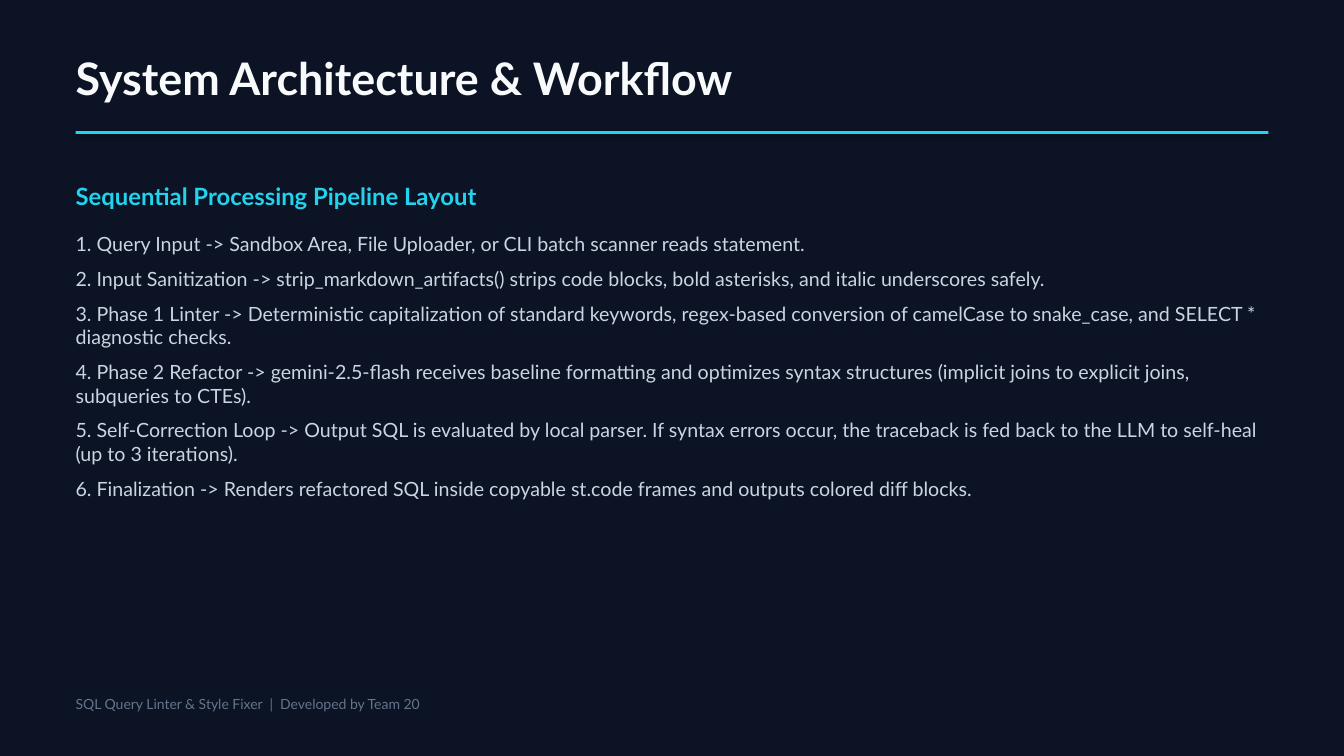
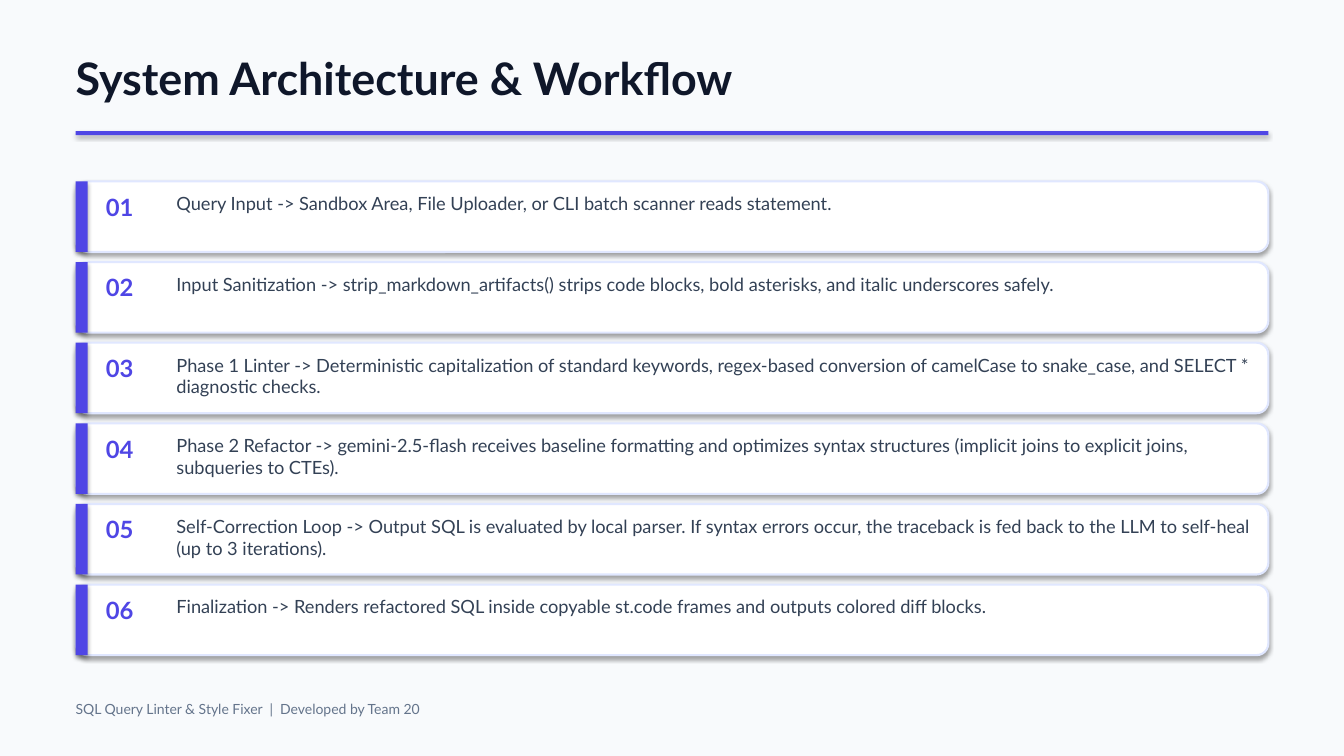
Before and after one commit to bharathpyla/sql-query-linter-style-fixer, a slide deck: slide 5 of Presentation.pptx. Drawn at 1344x756 pixels with LibreOffice and Linux fonts; fonts in the diff are those of the drawing. Boxes give left, top, right and bottom in pixels: in the first picture for what was removed or moved away, otherwise in the second. Text is boxed around its words. In the diff, an @@ line names an element or a change of style, - is before the commit and + after.

Commit message:
Update presentation Presentation.pptx with modern indigo/violet theme and card layouts

```diff
--- a/Presentation.pptx
+++ b/Presentation.pptx
@@ background #0B1324 to #F8FAFC @@
@@ text "System Architecture & Workflow" at [76, 61, 733, 103]: text colour #F8FAFC to #0F172A @@
@@ rectangle at [76, 131, 1268, 135]: fill #22D3EE to #4F46E5 @@
@@ text removed at [76, 187, 1256, 500] @@
-Sequential Processing Pipeline Layout
-1. Query Input -> Sandbox Area, File Uploader, or CLI batch scanner reads statement.
-2. Input Sanitization -> strip_markdown_artifacts() strips code blocks, bold asterisks, and italic underscores safely.
-3. Phase 1 Linter -> Deterministic capitalization of standard keywords, regex-based conversion of camelCase to snake_case, and SELECT * diagnostic checks.
-4. Phase 2 Refactor -> gemini-2.5-flash receives baseline formatting and optimizes syntax structures (implicit joins to explicit joins, subqueries to CTEs).
-5. Self-Correction Loop -> Output SQL is evaluated by local parser. If syntax errors occur, the traceback is fed back to the LLM to self-heal (up to 3 iterations).
-6. Finalization -> Renders refactored SQL inside copyable st.code frames and outputs colored diff blocks.
@@ rounded rectangle added at [76, 181, 1268, 252], fill #FFFFFF, outline #E0E7FF 1.5 pt @@
@@ rectangle added at [76, 181, 88, 252], fill #4F46E5 @@
@@ text added at [106, 198, 134, 216], 17 pt, text #4F46E5, bold @@
+01
@@ text added at [176, 196, 832, 213], 13 pt, text #334155 @@
+Query Input -> Sandbox Area, File Uploader, or CLI batch scanner reads statement.
@@ rounded rectangle added at [76, 262, 1268, 333], fill #FFFFFF, outline #E0E7FF 1.5 pt @@
@@ rectangle added at [76, 262, 88, 333], fill #4F46E5 @@
@@ text added at [106, 278, 134, 296], 17 pt, text #4F46E5, bold @@
+02
@@ text added at [176, 277, 1054, 294], 13 pt, text #334155 @@
+Input Sanitization -> strip_markdown_artifacts() strips code blocks, bold asterisks, and italic underscores safely.
@@ rounded rectangle added at [76, 343, 1268, 413], fill #FFFFFF, outline #E0E7FF 1.5 pt @@
@@ rectangle added at [76, 343, 88, 413], fill #4F46E5 @@
@@ text added at [106, 359, 134, 377], 17 pt, text #4F46E5, bold @@
+03
@@ text added at [176, 358, 1237, 397], 13 pt, text #334155 @@
+Phase 1 Linter -> Deterministic capitalization of standard keywords, regex-based conversion of camelCase to snake_case, and SELECT * diagnostic checks.
@@ rounded rectangle added at [76, 423, 1268, 494], fill #FFFFFF, outline #E0E7FF 1.5 pt @@
@@ rectangle added at [76, 423, 88, 494], fill #4F46E5 @@
@@ text added at [106, 440, 134, 458], 17 pt, text #4F46E5, bold @@
+04
@@ text added at [176, 438, 1187, 477], 13 pt, text #334155 @@
+Phase 2 Refactor -> gemini-2.5-flash receives baseline formatting and optimizes syntax structures (implicit joins to explicit joins, subqueries to CTEs).
@@ rounded rectangle added at [76, 504, 1268, 575], fill #FFFFFF, outline #E0E7FF 1.5 pt @@
@@ rectangle added at [76, 504, 88, 575], fill #4F46E5 @@
@@ text added at [106, 520, 134, 538], 17 pt, text #4F46E5, bold @@
+05
@@ text added at [176, 519, 1250, 558], 13 pt, text #334155 @@
+Self-Correction Loop -> Output SQL is evaluated by local parser. If syntax errors occur, the traceback is fed back to the LLM to self-heal (up to 3 iterations).
@@ rounded rectangle added at [76, 585, 1268, 655], fill #FFFFFF, outline #E0E7FF 1.5 pt @@
@@ rectangle added at [76, 585, 88, 655], fill #4F46E5 @@
@@ text added at [176, 599, 986, 616], 13 pt, text #334155 @@
+Finalization -> Renders refactored SQL inside copyable st.code frames and outputs colored diff blocks.
@@ text added at [106, 601, 134, 619], 17 pt, text #4F46E5, bold @@
+06
@@ text "SQL Query Linter & Style ...": place and size @@
-text "SQL Query Linter & Style ..." at [76, 699, 420, 711]
+text "SQL Query Linter & Style ..." at [76, 703, 420, 717]
```
Also in this commit, not shown: 7 other slides changed.
